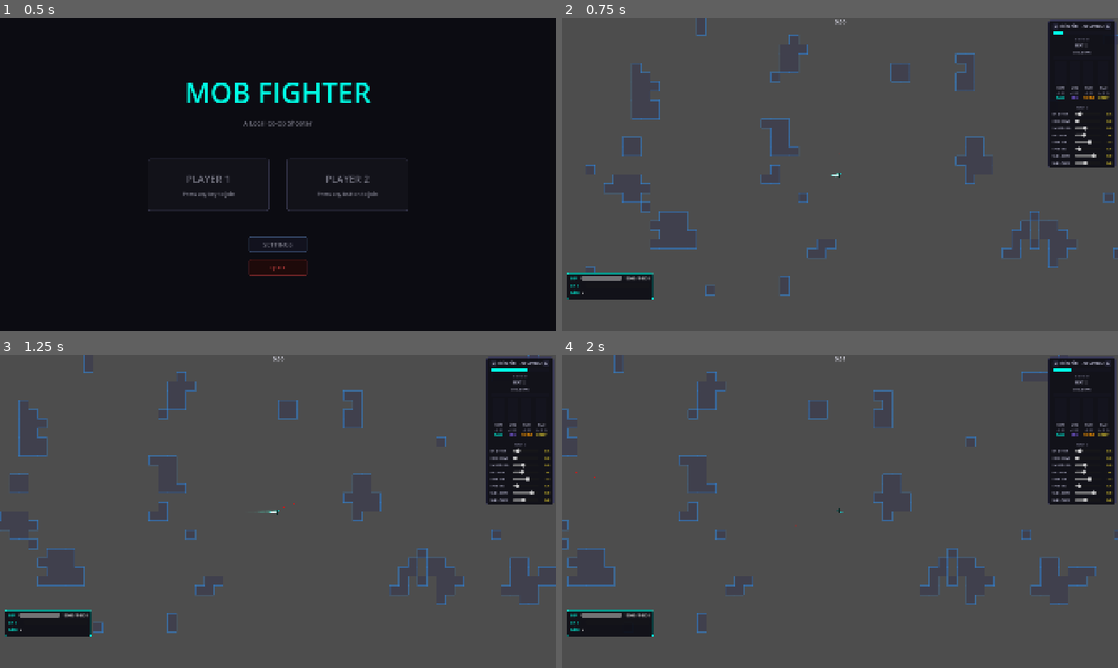
Above: before the commit, frames 1-4 (two rows, left to right).
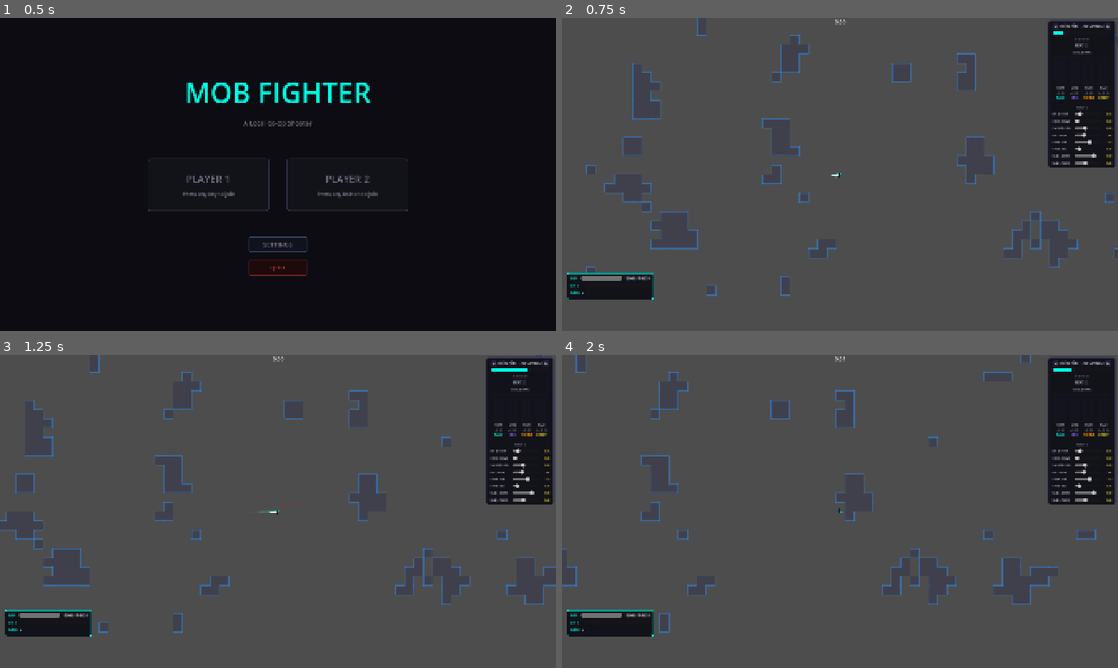
Above: after the commit, the same moments.

Repository: M-E-7/mob-fighter
Game: Godot game, scene res://Levels/MainMenu/MainMenu.tscn
Same seed, same stepped clock (60 frames per second), same inputs: the game is played once before the commit and once after it. Sound files missing from this copy of the repository are replaced by a short silence.
Inputs (mouse positions are in pixels of both pictures, inside the frame that each line leads up to):
- Up to frame 1 (0.5 s): no input
- Up to frame 2 (0.75 s): tap Enter at 0.5 s; move the mouse to (962, 158) at 0.52 s; press the mouse at (962, 158) at 0.53 s; hold Right (ui_right) from 0.53 s (still down)
- Up to frame 3 (1.25 s): keep holding Right (ui_right)
- Up to frame 4 (2 s): release Right (ui_right) at 1.25 s; release the mouse at (962, 495) at 1.25 s; drag from (728, 527) to (840, 511) at 1.27 s

Frame 1 is identical in both runs. In frame 2, 1.2% of the frame differs, in the area x 4-100%, y 0-89%; in frame 3, 2.0%; in frame 4, 2.7%, in the area x 0-100%, y 0-89%.

Commit message:
Movement more floaty - like a spacecraft

Diff:
--- a/Entities/LivingEntity/livingEntity.gd
+++ b/Entities/LivingEntity/livingEntity.gd
@@ -10,9 +10,9 @@
 @export var healthDisplayComponent: HealthDisplayComponent
 
 @export_group("Movement Settings")
-@export var max_speed: float = 200.0
-@export var acceleration: float = 1000.0
-@export var friction: float = 800.0
+@export var max_speed: float = 400.0
+@export var acceleration: float = 800.0
+@export var friction: float = 100.0
 
 @export_group("Health Settings")
 @export var max_health: float = 100.0
--- a/Entities/Player/player.tscn
+++ b/Entities/Player/player.tscn
@@ -40,4 +40,4 @@
 entity = NodePath("..")
 neon_component = NodePath("../PlayerShip/NeonShaderComponent")
 
-[node name="PlayerShip" parent="." index="10" instance=ExtResource("12_ps")]
+[node name="PlayerShip" parent="." index="10" unique_id=1572525719 instance=ExtResource("12_ps")]
